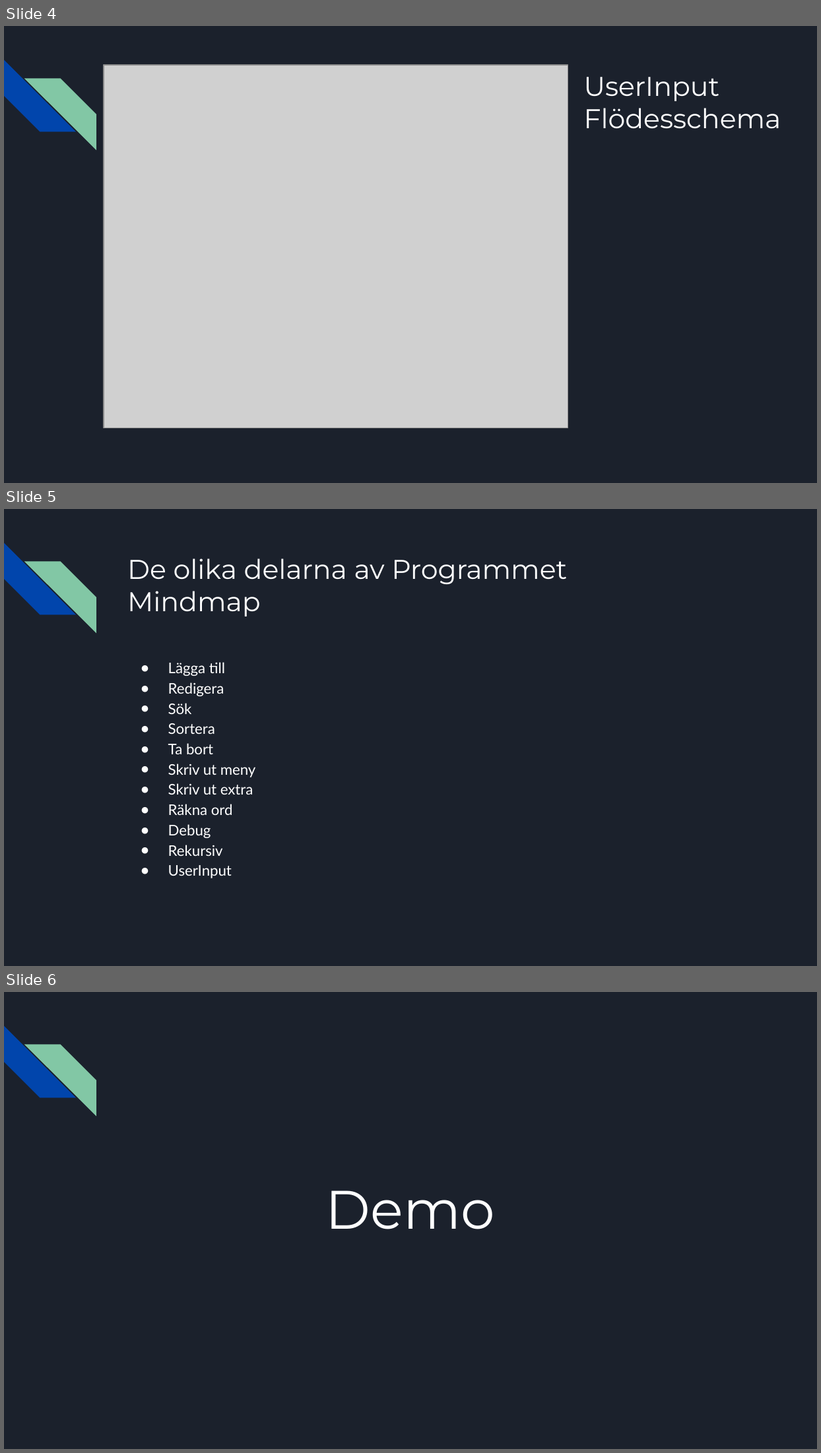
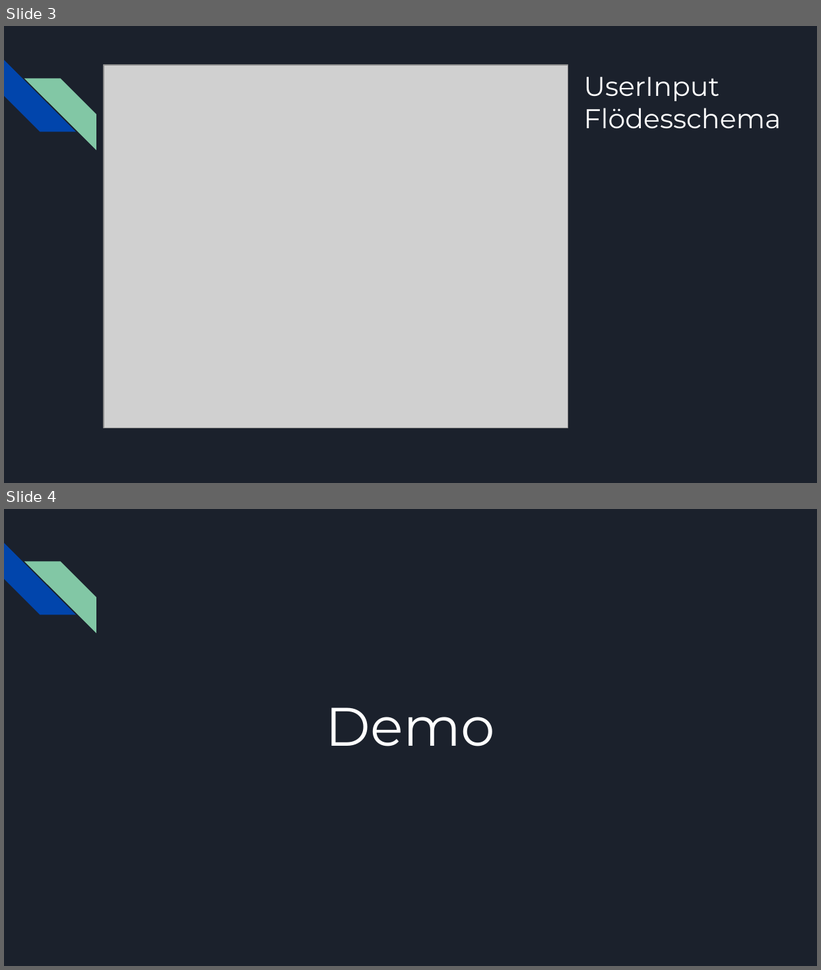
Before and after one commit to deskavaenkelt/CampusMolndal, a slide deck: Inlämningsuppgift 3 Datalogi - Grupp 2 (1).pptx. Shown one above the other, each under a label of ours: slides 4, 5 and 6 before the commit, slides 3 and 4 after it. The pictures are 821x1453 and 821x970 pixels, drawn with LibreOffice and Linux fonts; fonts in the diff are those of the drawing; grey boxes stand for pictures. Boxes give left, top, right and bottom in pixels: in the first picture for what was removed or moved away, otherwise in the second. Text is boxed around its words. In the diff, an @@ line names an element or a change of style, - is before the commit and + after.

```diff
--- a/Inlämningsuppgift 3 Datalogi - Grupp 2 (1).pptx
+++ b/Inlämningsuppgift 3 Datalogi - Grupp 2 (1).pptx
@@ slide 5 removed at <box>4,509,817,966</box>, background #1B212C; not listed: 2 template elements that a slide beside it also shows @@
@@ title removed at <box>127,559,567,617</box> @@
-De olika delarna av Programmet
-Mindmap
@@ text removed at <box>168,662,256,879</box> @@
-● Lägga till
-● Redigera
-● Sök
-● Sortera
-● Ta bort
-● Skriv ut meny
-● Skriv ut extra
-● Räkna ord
-● Debug
-● Rekursiv
-● UserInput
@@ what was slide 4 is now slide 3 @@
@@ what was slide 6 is now slide 4 @@
```
Also in this commit, not shown: 1 slide changed, 1 other slide removed, 4 other files.
